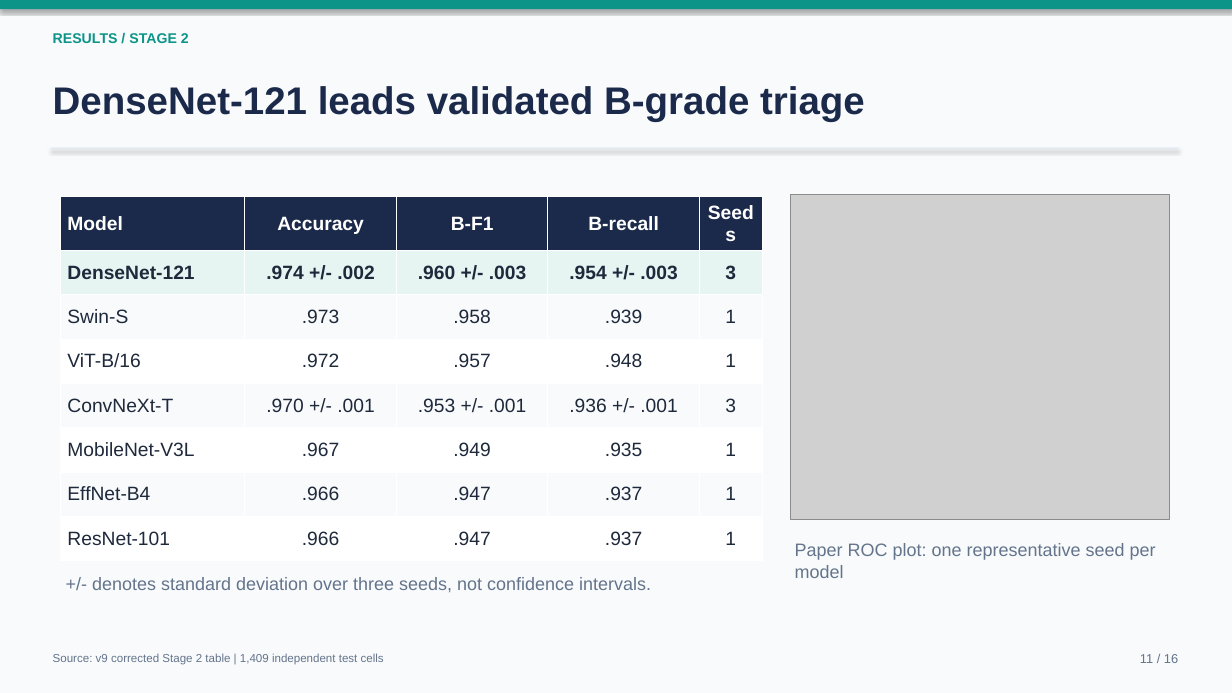
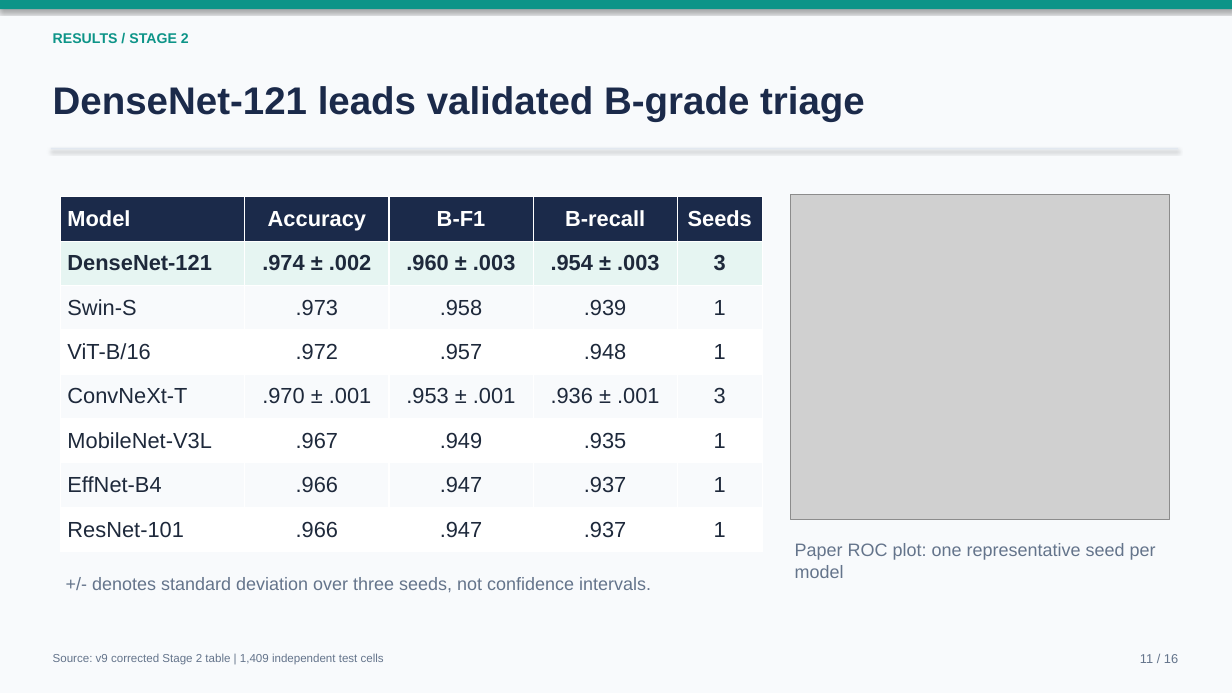
Before and after one commit to RAJWARDHAN-B/SolarVortex, a slide deck: slide 11 of presentation.pptx. Drawn at 1232x693 pixels with LibreOffice and Linux fonts; fonts in the diff are those of the drawing; grey boxes stand for pictures. Boxes give left, top, right and bottom in pixels: in the first picture for what was removed or moved away, otherwise in the second. Text is boxed around its words. In the diff, an @@ line names an element or a change of style, - is before the commit and + after.

Commit message:
added ppt

```diff
--- a/presentation.pptx
+++ b/presentation.pptx
@@ table at [60, 197, 762, 552] @@
-row 2: DenseNet-121 | .974 +/- .002 | .960 +/- .003 | .954 +/- .003 | 3
+row 2: DenseNet-121 | .974 ± .002 | .960 ± .003 | .954 ± .003 | 3
-row 5: ConvNeXt-T | .970 +/- .001 | .953 +/- .001 | .936 +/- .001 | 3
+row 5: ConvNeXt-T | .970 ± .001 | .953 ± .001 | .936 ± .001 | 3
@@ size 15 to 17 pt in "Model", "Accuracy", "B-F1", "B-recall" and 30 more places @@
```
Also in this commit, not shown: 2 other slides changed, 1 other file.
